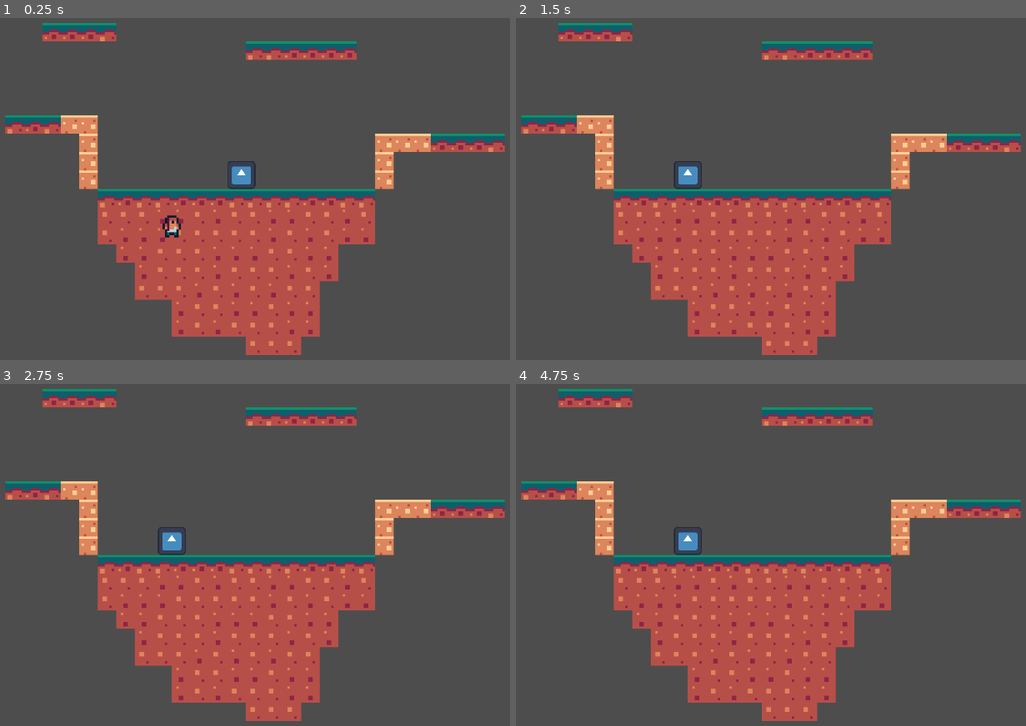
Above: before the commit, frames 1-4 (two rows, left to right).
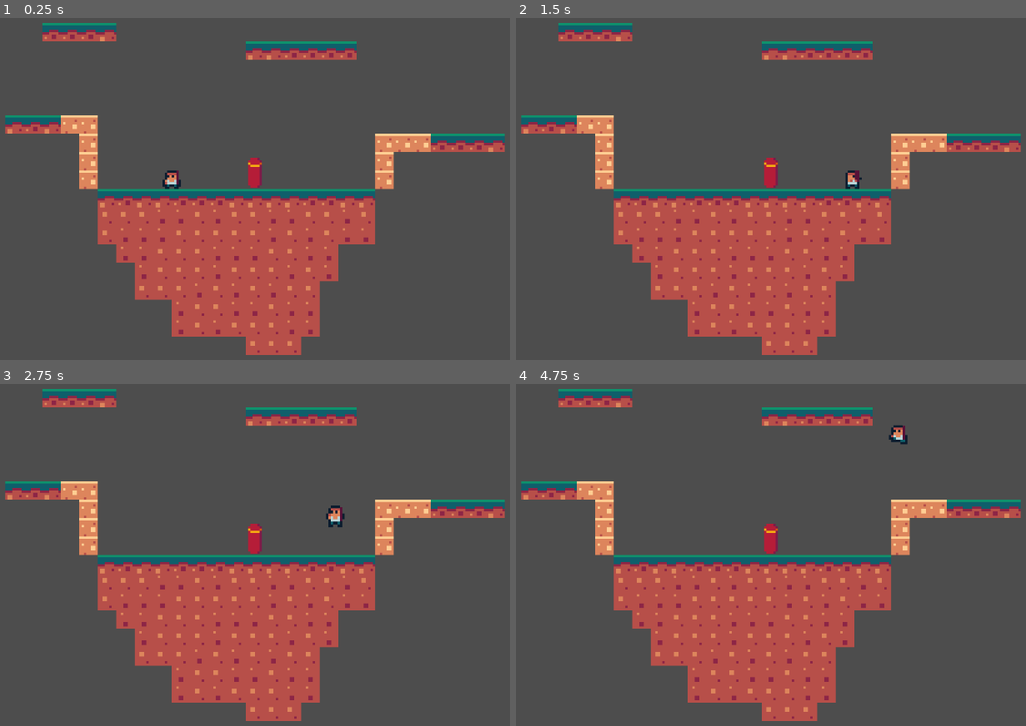
Above: after the commit, the same moments.

Repository: OllieBlomfield/zombie_game
Game: Godot game, scene res://scenes/levels/ollie_test_level.tscn
Same seed, same stepped clock (60 frames per second), same inputs: the game is played once before the commit and once after it. The engine's default icon, where the game draws it, is replaced by a stand-in: a white triangle on a blue panel in a dark square.
Inputs:
- Up to frame 1 (0.25 s): no input
- Up to frame 2 (1.5 s): hold D (right) from 0.53 s (still down); tap M (attack) at 0.6, 1.35 s; tap Space (jump) at 0.77 s
- Up to frame 3 (2.75 s): tap Space (jump) at 1.52 s; release D (right) at 2.03 s; hold A (left) from 2.03 s (still down); tap M (attack) at 2.1 s
- Up to frame 4 (4.75 s): release A (left) at 2.78 s; hold D (right) 2.78-4.28 s; tap M (attack) at 2.85, 3.6, 4.35 s; tap Space (jump) at 3.02, 3.77, 4.52 s; hold A (left) from 4.28 s (still down)

The runs differ from the first frame. In frame 1, 0.8% of the frame differs, in the area x 31-52%, y 40-65%; in frame 2, 0.6%; in frame 3, 0.7%; in frame 4, 0.7%.

Commit message:
added more attack functionality, added punching bag, changed hurtbox to not require health

Diff:
--- a/components/health.gd
+++ b/components/health.gd
@@ -42,8 +42,6 @@
 	if immortality:
 		return
 	set_health(health - amount)
-	print(health)
-	print("HIT")
 	if temp_immortality > 0:
 		set_temporary_immortality(temp_immortality)
 
--- a/components/hitbox.gd
+++ b/components/hitbox.gd
@@ -2,6 +2,7 @@
 extends Area2D
 
 @export var damage: int
+@export var hitbox_name: String = "John"
 
 func set_damage(value: int):
 	damage = value
--- a/components/hurtbox.gd
+++ b/components/hurtbox.gd
@@ -4,12 +4,15 @@
 signal received_damage(damage: int)
 
 @export var health: Health
+@export var hurtbox_name: String = "Barry"
 
 func _ready():
 	area_entered.connect(_on_area_entered)
 
 func _on_area_entered(hitbox: HitBox) -> void:
-	if hitbox == null or health == null:
+	if hitbox == null:
 		return
-	health.take_damage(hitbox.damage, health.immortality_time)
+	print(hurtbox_name + " was hit by " + hitbox.hitbox_name)
+	if health:
+		health.take_damage(hitbox.damage, health.immortality_time)
 	received_damage.emit(hitbox.damage)
--- a/graphics/player/player_sprite_frames.tres
+++ b/graphics/player/player_sprite_frames.tres
@@ -117,7 +117,7 @@
 }],
 "loop": false,
 "name": &"mele_attack",
-"speed": 15.0
+"speed": 20.0
 }, {
 "frames": [{
 "duration": 1.0,
--- a/graphics/weapons/mele_weapon_sprite_frames.tres
+++ b/graphics/weapons/mele_weapon_sprite_frames.tres
@@ -53,7 +53,7 @@
 }],
 "loop": false,
 "name": &"attack",
-"speed": 15.0
+"speed": 20.0
 }, {
 "frames": [{
 "duration": 1.0,
--- a/scenes/levels/ollie_test_level.tscn
+++ b/scenes/levels/ollie_test_level.tscn
@@ -1,8 +1,11 @@
 [gd_scene format=4 uid="uid://c6l8nvlqbktli"]
 
 [ext_resource type="Texture2D" uid="uid://jrasxf24v7bo" path="res://graphics/tilesets/temp_tile_set.png" id="1_p757t"]
+[ext_resource type="Script" uid="uid://be3ofyq6b165r" path="res://scripts/objects/punching_bag.gd" id="2_5oirl"]
 [ext_resource type="PackedScene" uid="uid://dmkq5jw7w02uv" path="res://scenes/objects/player.tscn" id="2_7dm00"]
-[ext_resource type="PackedScene" uid="uid://fthck4igf32o" path="res://scenes/objects/zombie.tscn" id="3_xciyh"]
+[ext_resource type="Shader" uid="uid://hyty3ti1voqp" path="res://shaders/flash.gdshader" id="2_jkqgx"]
+[ext_resource type="Texture2D" uid="uid://dyk5jbgs2jc3q" path="res://graphics/objects/punching_bag.png" id="3_xciyh"]
+[ext_resource type="Script" uid="uid://bwjbhslyjufr3" path="res://components/hurtbox.gd" id="5_23odc"]
 
 [sub_resource type="TileSetAtlasSource" id="TileSetAtlasSource_7dm00"]
 texture = ExtResource("1_p757t")
@@ -68,8 +71,22 @@
 
 [sub_resource type="TileSet" id="TileSet_xciyh"]
 tile_size = Vector2i(8, 8)
-physics_layer_0/collision_layer = 1
+physics_layer_0/collision_layer = 4
+physics_layer_0/collision_mask = 0
 sources/0 = SubResource("TileSetAtlasSource_7dm00")
+
+[sub_resource type="ShaderMaterial" id="ShaderMaterial_fpl3d"]
+
+[sub_resource type="ShaderMaterial" id="ShaderMaterial_jkqgx"]
+shader = ExtResource("2_jkqgx")
+shader_parameter/flash_color = Color(1, 1, 1, 1)
+shader_parameter/flash_modifier = 0.0
+
+[sub_resource type="RectangleShape2D" id="RectangleShape2D_jkqgx"]
+size = Vector2(6, 13)
+
+[sub_resource type="RectangleShape2D" id="RectangleShape2D_hnfed"]
+size = Vector2(6, 13)
 
 [node name="OllieTestLevel" type="Node2D" unique_id=184525551]
 
@@ -77,12 +94,34 @@
 tile_map_data = PackedByteArray("AAD6/wAAAAAAAAQAAAD7/wAAAAABAAQAAAD8/wAAAAAAAAQAAAD9/wAAAAAAAAQAAAD+/wAAAAABAAQAAAD//w …(1904 unchanged characters)…
 tile_set = SubResource("TileSet_xciyh")
 
+[node name="PunchingBag" type="CharacterBody2D" parent="." unique_id=286153305]
+material = SubResource("ShaderMaterial_fpl3d")
+position = Vector2(20, -7)
+collision_layer = 2
+collision_mask = 0
+script = ExtResource("2_5oirl")
+
+[node name="Sprite2D" type="Sprite2D" parent="PunchingBag" unique_id=737714994]
+material = SubResource("ShaderMaterial_jkqgx")
+texture = ExtResource("3_xciyh")
+
+[node name="CollisionShape2D" type="CollisionShape2D" parent="PunchingBag" unique_id=74216893]
+visible = false
+shape = SubResource("RectangleShape2D_jkqgx")
+debug_color = Color(0.27499, 0.6242929, 0.29675555, 0.41960785)
+
+[node name="HurtBox" type="Area2D" parent="PunchingBag" unique_id=43476055]
+collision_layer = 2
+script = ExtResource("5_23odc")
+metadata/_custom_type_script = "uid://bwjbhslyjufr3"
+
+[node name="CollisionShape2D2" type="CollisionShape2D" parent="PunchingBag/HurtBox" unique_id=1787315391]
+shape = SubResource("RectangleShape2D_hnfed")
+debug_color = Color(0.9284709, 0.19225076, 0.47511607, 0.41960785)
+
 [node name="Player" parent="." unique_id=1359689479 node_paths=PackedStringArray("camera") instance=ExtResource("2_7dm00")]
 position = Vector2(-16, -10)
 camera = NodePath("../Camera2D")
 
 [node name="Camera2D" type="Camera2D" parent="." unique_id=1684185074]
 zoom = Vector2(4, 4)
-
-[node name="Zombie" parent="." unique_id=1721881803 instance=ExtResource("3_xciyh")]
-position = Vector2(39, -15)
--- a/scenes/objects/player.tscn
+++ b/scenes/objects/player.tscn
@@ -13,9 +13,10 @@
 [sub_resource type="CircleShape2D" id="CircleShape2D_54rde"]
 radius = 4.0
 
-[node name="Player" type="CharacterBody2D" unique_id=1359689479 groups=["player"]]
+[node name="Player" type="CharacterBody2D" unique_id=1359689479 node_paths=PackedStringArray("weapon") groups=["player"]]
 collision_mask = 6
 script = ExtResource("1_a8lix")
+weapon = NodePath("MeleWeapon")
 
 [node name="AnimatedSprite2D" type="AnimatedSprite2D" parent="." unique_id=1045542561]
 sprite_frames = ExtResource("2_2147m")
@@ -35,9 +36,10 @@
 
 [node name="HurtBox" type="Area2D" parent="." unique_id=491201341 node_paths=PackedStringArray("health")]
 collision_layer = 0
-collision_mask = 2
+collision_mask = 6
 script = ExtResource("4_ksjmp")
 health = NodePath("../Health")
+hurtbox_name = "Player"
 metadata/_custom_type_script = "uid://bwjbhslyjufr3"
 
 [node name="CollisionShape2D" type="CollisionShape2D" parent="HurtBox" unique_id=703613534]
@@ -50,3 +52,4 @@
 metadata/_custom_type_script = "uid://1kgpo4ysg2r4"
 
 [node name="MeleWeapon" parent="." unique_id=1078517139 instance=ExtResource("6_2rlf8")]
+position = Vector2(1, 0)
--- a/scenes/objects/zombie.tscn
+++ b/scenes/objects/zombie.tscn
@@ -15,6 +15,8 @@
 radius = 6.0
 
 [node name="Zombie" type="CharacterBody2D" unique_id=1721881803 node_paths=PackedStringArray("health", "hitbox", "hurtbox")]
+collision_layer = 2
+collision_mask = 5
 script = ExtResource("1_xcqe2")
 health = NodePath("Health")
 hitbox = NodePath("HitBox")
@@ -33,16 +35,23 @@
 metadata/_custom_type_script = "uid://bcrt8c45areik"
 
 [node name="HitBox" type="Area2D" parent="." unique_id=1811941341]
+collision_layer = 2
+collision_mask = 0
 script = ExtResource("4_cutmx")
 damage = 1
+hitbox_name = "Zombie"
 metadata/_custom_type_script = "uid://clpibth8iopnl"
 
 [node name="CollisionShape2D" type="CollisionShape2D" parent="HitBox" unique_id=243866070]
 shape = SubResource("CircleShape2D_hnlsj")
+disabled = true
 debug_color = Color(0.24129903, 0.54600394, 0.871758, 0.41960785)
 
-[node name="HurtBox" type="Area2D" parent="." unique_id=721889875]
+[node name="HurtBox" type="Area2D" parent="." unique_id=721889875 node_paths=PackedStringArray("health")]
+collision_layer = 0
 script = ExtResource("5_d5t1q")
+health = NodePath("../Health")
+hurtbox_name = "Zombie"
 metadata/_custom_type_script = "uid://bwjbhslyjufr3"
 
 [node name="CollisionShape2D" type="CollisionShape2D" parent="HurtBox" unique_id=775504974]
--- a/scenes/weapons/mele_weapon.tscn
+++ b/scenes/weapons/mele_weapon.tscn
@@ -12,12 +12,14 @@
 hit_box = NodePath("HitBoxComponent")
 
 [node name="AnimatedSprite2D" type="AnimatedSprite2D" parent="." unique_id=102882708]
+position = Vector2(3, 0)
 sprite_frames = ExtResource("2_wlobd")
 animation = &"attack"
 
 [node name="HitBoxComponent" type="Area2D" parent="." unique_id=1075786225]
 collision_mask = 0
 script = ExtResource("3_m7uc0")
+hitbox_name = "Bat"
 metadata/_custom_type_script = "uid://clpibth8iopnl"
 
 [node name="CollisionShape2D" type="CollisionShape2D" parent="HitBoxComponent" unique_id=72647079]
--- a/scripts/objects/player.gd
+++ b/scripts/objects/player.gd
@@ -33,13 +33,17 @@
 var look_up_time: float = 0
 var crouch_time: float = 0
 
+var attacking: bool = false #could have as a seperate state to moving
+
 #@export var dust_particle: PackedScene
 @onready var combat: Combat = $Combat
 
 @onready var animated_sprite_2d: AnimatedSprite2D = $AnimatedSprite2D
 @export var camera: Camera2D
+@export var weapon: MeleWeapon
 
 func _ready() -> void:
+	weapon.attack_finished.connect(_attack_finished)
 	pass
 	#GameManager.player = self
 
@@ -57,6 +61,8 @@
 	move_and_slide()
 
 	if Input.is_action_just_pressed("attack"):
+		attacking = true
+		animated_sprite_2d.play("mele_attack")
 		combat.attack(1)
 
 		#animated_sprite_2d.play("mele_attack")
@@ -103,7 +109,9 @@
 	animated_sprite_2d.scale.y = 1 + abs(velocity.y)/700
 	animated_sprite_2d.scale.x = 1
 
-	if is_on_floor():
+	if attacking:
+		return
+	elif is_on_floor():
 		if Input.is_action_pressed("down"):
 			animated_sprite_2d.play("crouch")
 			animated_sprite_2d.scale.x = 1.05
@@ -126,6 +134,7 @@
 			current_gravity = SLOW_GRAVITY
 
 func _handle_camera_change(delta: float):
+
 	if Input.is_action_pressed("down"):
 		crouch_time += delta
 		if crouch_time > CROUCH_CAM_CHANGE_TIME:
@@ -140,3 +149,6 @@
 			camera.position = UP_CAM_POSITION
 		else:
 			camera.position = DEFAULT_CAM_POSITION
+
+func _attack_finished():
+	attacking = false
--- /dev/null
+++ b/scripts/objects/punching_bag.gd
@@ -0,0 +1,14 @@
+extends CharacterBody2D
+
+@onready var hurt_box: HurtBox = $HurtBox
+
+func _ready() -> void:
+	hurt_box.received_damage.connect(_on_received_damage)
+
+
+# Called every frame. 'delta' is the elapsed time since the previous frame.
+func _process(delta: float) -> void:
+	pass
+
+func _on_received_damage():
+	set_instance_shader_parameter("flash_modifier",1.0)
--- a/scripts/objects/zombie.gd
+++ b/scripts/objects/zombie.gd
@@ -23,7 +23,7 @@
 
 func _physics_process(delta: float) -> void:
 	velocity.y += gravity * delta
-	update_state(delta)
+	#update_state(delta)
 func move():
 	pass
 
@@ -66,4 +66,4 @@
 	breadcrumbs.append(player.global_position)
 	if breadcrumbs.size() > 10:
 		breadcrumbs.pop_front()
-	print(breadcrumbs[0])
+	#print(breadcrumbs[0])
--- a/scripts/weapons/mele_weapon.gd
+++ b/scripts/weapons/mele_weapon.gd
@@ -3,6 +3,8 @@
 
 @export var hit_box: HitBox
 @onready var animated_sprite_2d: AnimatedSprite2D = $AnimatedSprite2D
+
+signal attack_finished
 
 func _ready() -> void:
 	hit_box.disable()
@@ -14,4 +16,6 @@
 
 func _attack_finished() -> void:
 	hit_box.disable()
+	attack_finished.emit()
 	print("DONE ATTACKING YAY")
+	animated_sprite_2d.play("idle")
--- /dev/null
+++ b/shaders/flash.gdshader
@@ -0,0 +1,10 @@
+shader_type canvas_item;
+
+uniform vec4 flash_color : source_color = vec4(1.0, 1.0, 1.0, 1.0);
+uniform float flash_modifier : hint_range(0.0, 1.0, 0.01) = 0.0;
+
+void fragment() {
+    vec4 color = texture(TEXTURE, UV);
+    color.rgb = mix(color.rgb, flash_color.rgb, flash_modifier);
+    COLOR = color;
+}
Binary file added: graphics/objects/punching_bag.png
Not shown, added: graphics/objects/punching_bag.png.import
Not shown, added: scripts/objects/punching_bag.gd.uid
Not shown, added: shaders/flash.gdshader.uid
